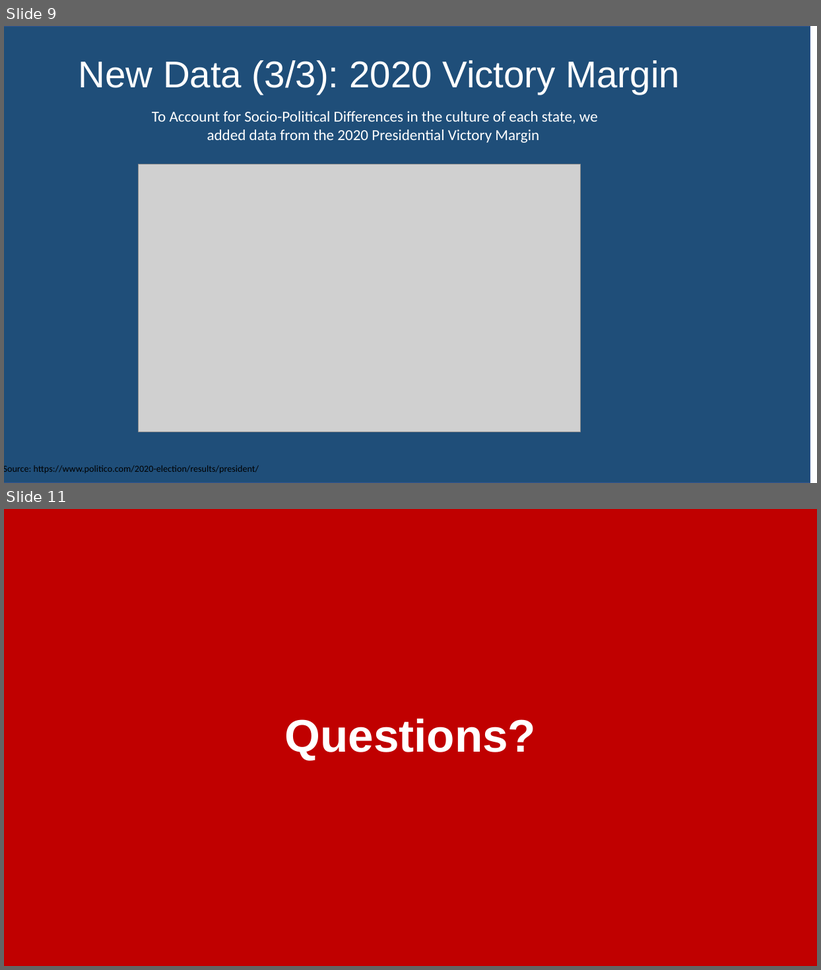
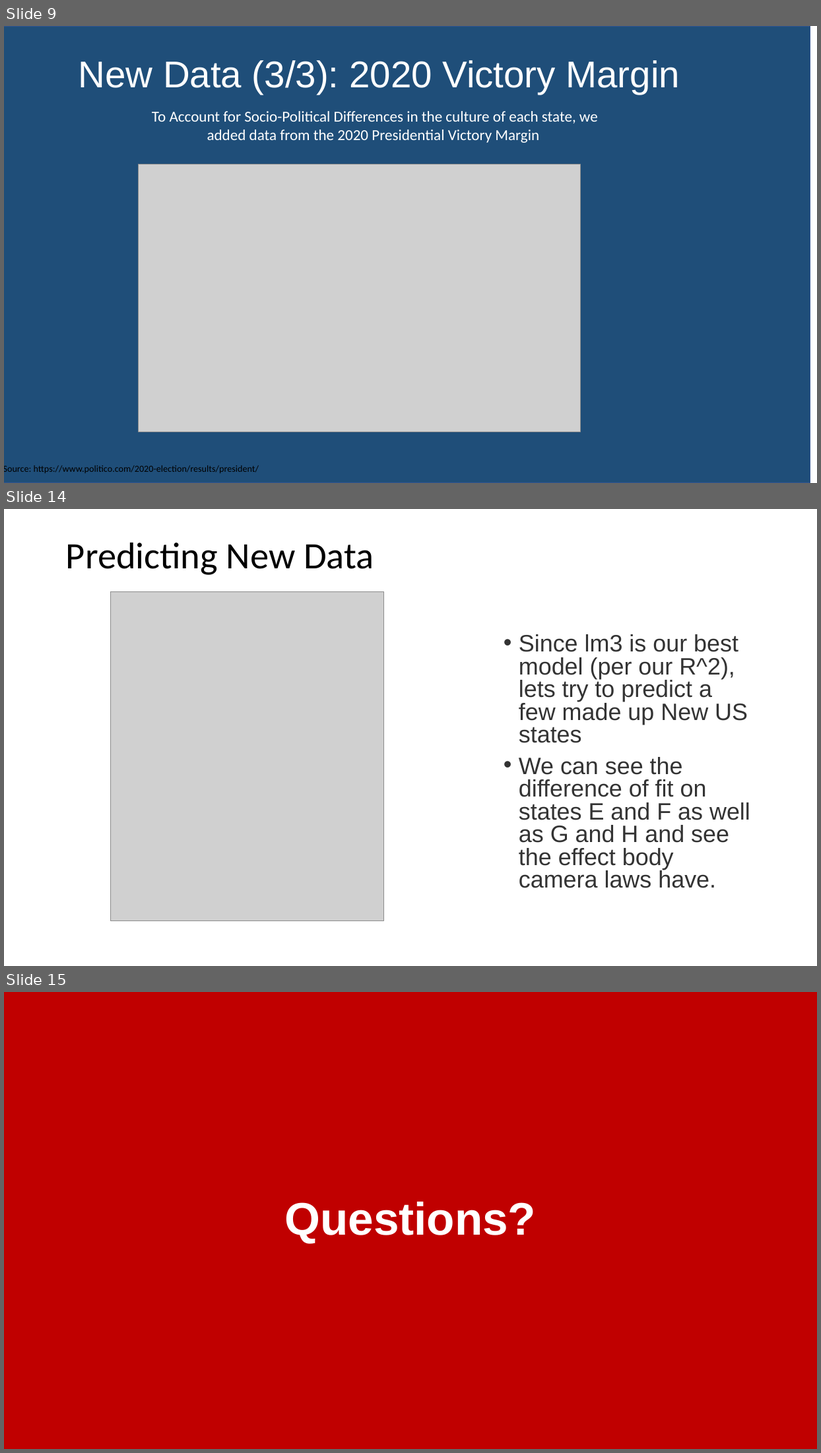
Before and after one commit to awinkhater/Dats6101_Team3, a slide deck: FINAL_PROJECT/Final Project PPT DATS 6101.pptx. Shown one above the other, each under a label of ours: slides 9 and 11 before the commit, slides 9, 14 and 15 after it; the slides between them are not shown. The pictures are 821x970 and 821x1453 pixels, drawn with LibreOffice and Linux fonts; fonts in the diff are those of the drawing; grey boxes stand for pictures. Boxes give left, top, right and bottom in pixels: in the first picture for what was removed or moved away, otherwise in the second. Text is boxed around its words. In the diff, an @@ line names an element or a change of style, - is before the commit and + after.

Commit message:
included modeling slides

```diff
--- a/FINAL_PROJECT/Final Project PPT DATS 6101.pptx
+++ b/FINAL_PROJECT/Final Project PPT DATS 6101.pptx
@@ slide 14 added at box(4, 509, 817, 966), background #FFFFFF @@
@@ title added at box(66, 542, 374, 575), 44 pt, text #000000 @@
+Predicting New Data
@@ picture added at box(111, 592, 384, 921) @@
@@ text added at box(519, 634, 750, 889), 28 pt, text #333333 @@
+• Since lm3 is our best model (per our R^2), lets try to predict a few made up New US states
+• We can see the difference of fit on states E and F as well as G and H and see the effect body camera laws have.
@@ what was slide 11 is now slide 15 @@
```
Also in this commit, not shown: 4 other slides added, 1 slide removed.
